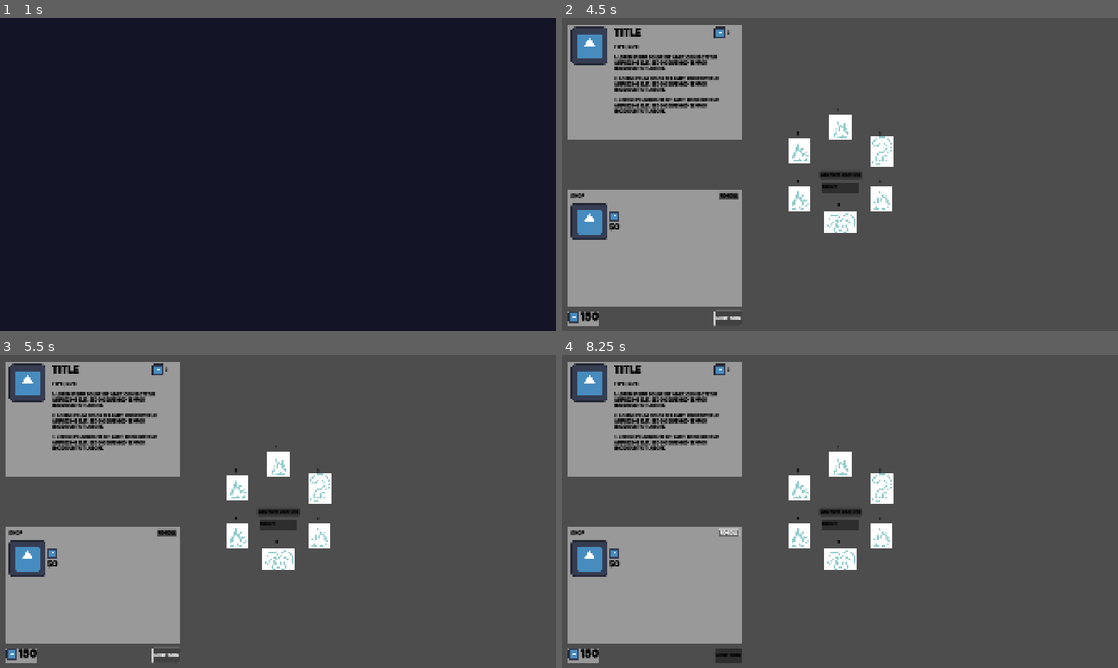
Above: before the commit, frames 1-4 (two rows, left to right).
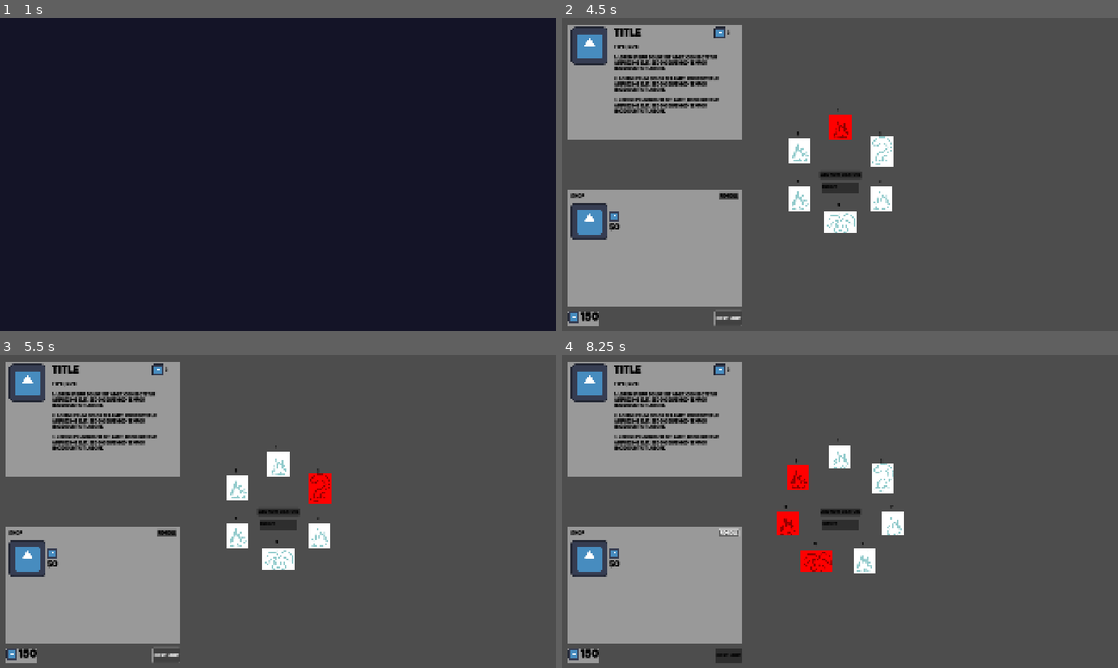
Above: after the commit, the same moments.

Repository: elliotfontaine/gmtk-2025-submission
Game: Godot game, scene res://main.tscn
Two runs of this game, one before a commit and one after it. Both use one fixed random seed, a clock stepped at 60 frames per second and the inputs below. The engine's default icon, where the game draws it, is replaced by a stand-in: a white triangle on a blue panel in a dark square.
Inputs (mouse positions are in pixels of both pictures, inside the frame that each line leads up to):
- Up to frame 1 (1 s): click "play." at 0.5 s
- Up to frame 2 (4.5 s): click (656, 71) at 1.25 s, where only the run before the commit has a clickable "run"; click "RE-ROLL" at 2 s; click "add new creature" at 2.75 s; click "add new creature" at 3.5 s; click (728, 318) at 4.25 s, where only the run after the commit has a clickable "Next Loop"
- Up to frame 3 (5.5 s): click (166, 655) at 5 s, where only the run after the commit has a clickable "Next Loop"
- Up to frame 4 (8.25 s): click (728, 655) at 5.75 s, where only the run before the commit has a clickable "Next Turn"; click (728, 655) at 6.5 s, where only the run before the commit has a clickable "Next Turn"; click (662, 411) at 7.25 s, where only the run before the commit has a clickable "run"; click "RE-ROLL" at 8 s

Frame 1 is identical in both runs. In frame 2, 0.4% of the frame differs, in the area x 27-53%, y 30-99%; in frame 3, 0.4%; in frame 4, 3.1%, in the area x 38-62%, y 26-70%.

Commit message:
feat: connect next loop button and remove run button

Diff:
--- a/world.gd
+++ b/world.gd
@@ -52,7 +52,7 @@
 	#add_creature(1,load("res://species_info/bunny.tres"))
 	add_creature(1,load("res://species_info/grass.tres"))
 
-func _on_button_run_pressed() -> void:
+func _on_next_loop_button_pressed() -> void:
 	run_loop()
 
 func run_loop() -> void:
--- a/world.tscn
+++ b/world.tscn
@@ -36,13 +36,6 @@
 text = "bunny"
 placeholder_text = "bunny"
 metadata/_edit_use_anchors_ = true
-
-[node name="ButtonRun" type="Button" parent="."]
-offset_left = -688.0
-offset_top = -400.0
-offset_right = -652.0
-offset_bottom = -369.0
-text = "run"
 
 [node name="UI" type="CanvasLayer" parent="."]
 
@@ -106,9 +99,9 @@
 size_flags_stretch_ratio = 10.0
 theme_override_styles/panel = SubResource("StyleBoxEmpty_tlwt5")
 
-[node name="NextTurnButton" type="Button" parent="UI/LeftSideUi/HBoxContainer/VBoxContainer"]
+[node name="NextLoopButton" type="Button" parent="UI/LeftSideUi/HBoxContainer/VBoxContainer"]
 layout_mode = 2
-text = "Next Turn"
+text = "Next Loop"
 
 [connection signal="pressed" from="ButtonAdd" to="." method="_on_button_add_pressed"]
-[connection signal="pressed" from="ButtonRun" to="." method="_on_button_run_pressed"]
+[connection signal="pressed" from="UI/LeftSideUi/HBoxContainer/VBoxContainer/NextLoopButton" to="." method="_on_next_loop_button_pressed"]
